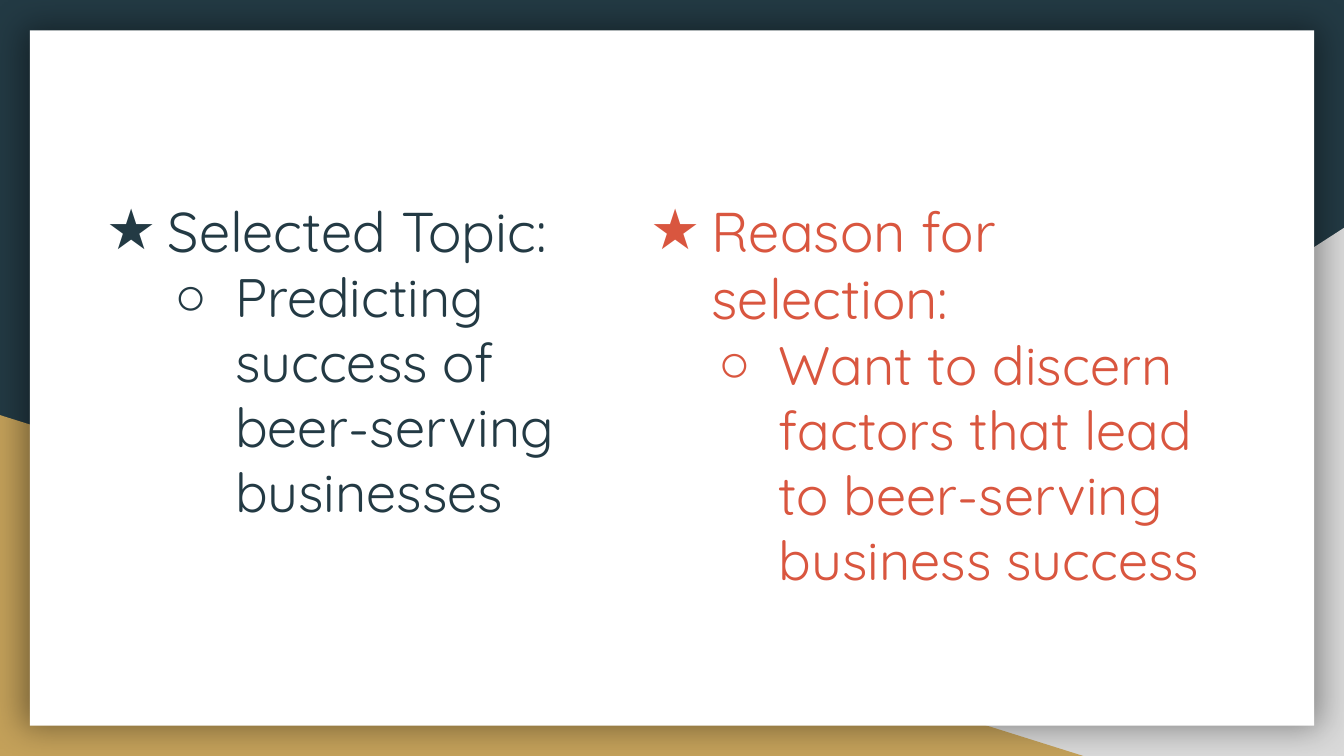
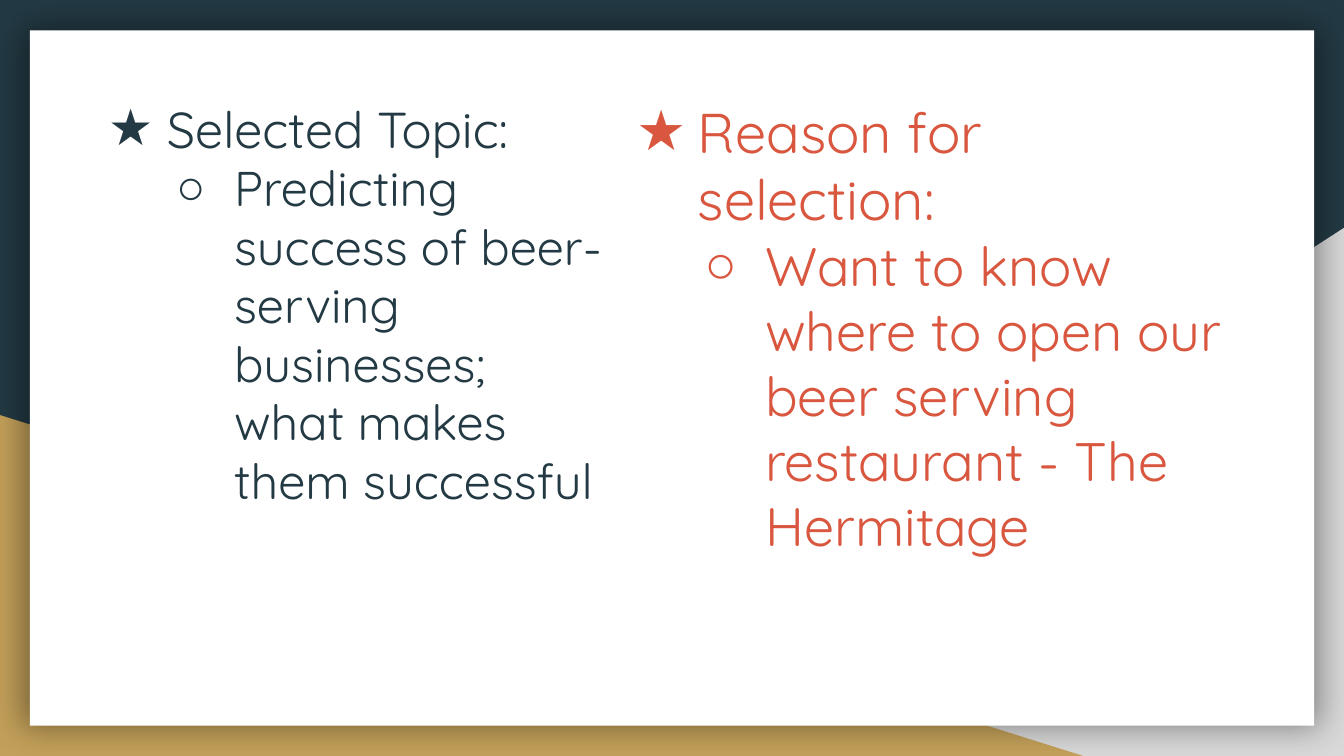
Before and after one commit to HannaKim4673/Beer_Restaurant_Success, a slide deck: slide 2 of Beer Restaurant Success.pptx. Drawn at 1344x756 pixels with LibreOffice and Linux fonts; fonts in the diff are those of the drawing; background and template pictures are left out. Boxes give left, top, right and bottom in pixels: in the first picture for what was removed or moved away, otherwise in the second. Text is boxed around its words. In the diff, an @@ line names an element or a change of style, - is before the commit and + after.

```diff
--- a/Beer Restaurant Success.pptx
+++ b/Beer Restaurant Success.pptx
@@ title "Selected Topic:": place and size @@
-title "Selected Topic:" at [168, 210, 554, 513]
+title "Selected Topic:" at [167, 110, 601, 500]
@@ text "Reason for selection:": place and size @@
-text "Reason for selection:" at [712, 211, 1199, 581]
+text "Reason for selection:" at [698, 112, 1221, 557]
@@ title at [167, 110, 508, 158]: size 30 to 27 pt in "Selected Topic:"; indent changed @@
@@ title at [234, 156, 601, 500]: text changed; size 29 to 26.1 pt @@
-  ○ Predicting success of beer-serving businesses
+  ○ Predicting success of beer-serving businesses; what makes them successful
@@ text at [765, 246, 1221, 557]: text changed @@
-  ○ Want to discern factors that lead to beer-serving business success
+  ○ Want to know where to open our beer serving restaurant - The Hermitage
```
Also in this commit, not shown: 6 other slides changed, 3 slides added.
